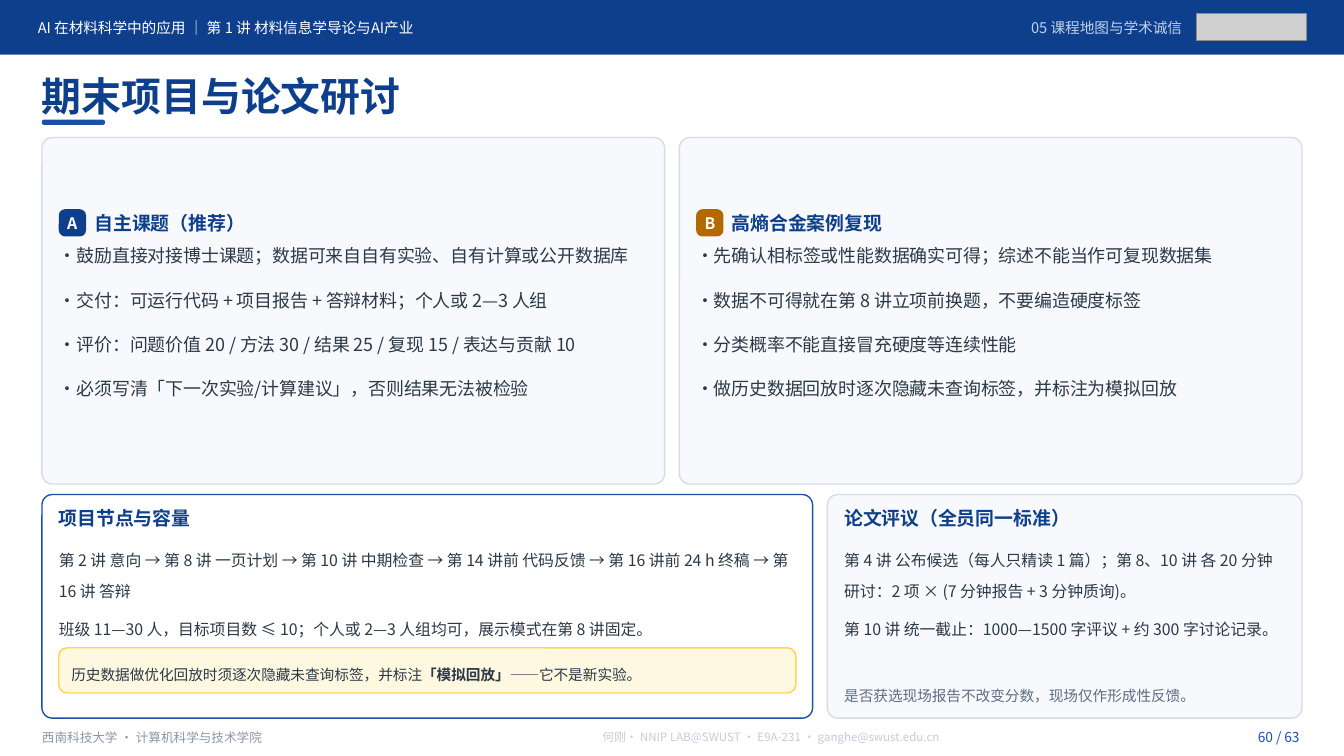
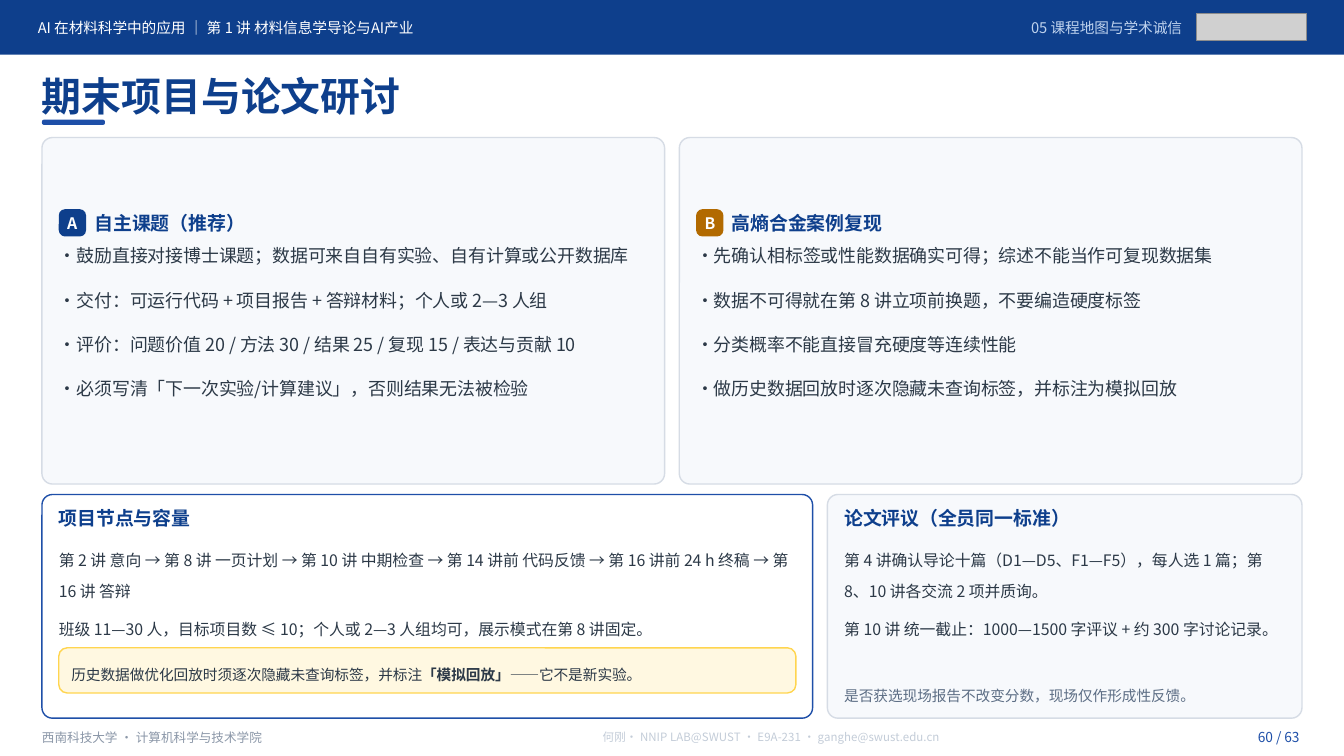
Before and after one commit to cosfrist/Applications-of-Artificial-Intelligence-in-Materials-Science-SWUST, a slide deck: slide 60 of lectures/01-材料信息学导论与AI产业/AI在材料科学中的应用-第1讲 材料信息学导论与AI产业-V5.pptx. Drawn at 1344x756 pixels with LibreOffice and Linux fonts; fonts in the diff are those of the drawing; grey boxes stand for pictures. Boxes give left, top, right and bottom in pixels: in the first picture for what was removed or moved away, otherwise in the second. Text is boxed around its words. In the diff, an @@ line names an element or a change of style, - is before the commit and + after.

Commit message:
课程导论与前三讲课件同步至 2026-11-18 版；作业目录改为 TASK1—TASK4
课程导论（49 页，20,747,990 B，SHA d48d11bc…）
- 备注改为「【角色｜现场讲解】」两段式，全篇去掉逐页「所属时段 / 分钟」；正文相应精简
- P2 导航页改版（去分钟标注、改为「课程导览 / 第 1 讲预览」）
- P41/P46 论文评议改为「十篇选一」；P45 考核改为 30/10/20/40 并新增逐讲 HW；P42 的 HW2 改 TASK2
- 逐页讲义、授课路线、SHA256 清单同步（49 段 = 49 页）

第 1 讲（63 页，5,948,846 B，SHA ffeb46b9…）
- 作业体系改名：HW1—HW4 → TASK1—TASK4，新增逐讲 HW1—HW16
- P58 考核页改为 30/10/20/40；P60 论文评议改十篇选一；P62「HW1 提交凭证」、P63「本讲作业：HW1 记录模板」
- P57 课程地图压缩学时标注；P20 图注 Al 7075 → Al 7A77；P29 去掉「合计 4 学时」
- 备注全篇去时段/分钟；讲义、授课路线、来源索引、课堂记录表、README-V5 同步（63 段 = 63 页）

第 2 讲（60 页，8,774,546 B，SHA 1289d9de…）
- P1 封面改「16 讲 · 32 学时」；P3「课堂产出（HW2）」；P58/P59 标题去时长；P60 引入 TASK1 与「本讲 HW2」
- 配图替换 6 页（P22/P34/P35/P38/P39/P41），图片对象 90 → 91，唯一媒体 31 → 32，
  source_index §6 重建（31 行）；讲义头部 SHA 与索引数字同步（60 段 = 60 页）

作业目录
- `HW1—HW4/` → `TASK1—TASK4/`；模板目录 `HWx_学号_姓名/` → `TASKn_学号_姓名/`
- assignments/README 重写：TASK（30%）+ 逐讲 HW（10%）两块，补各讲 HW 对应成果表与命名变更说明
- 提交规范.md 增补：类型为 TASKn / HWn，逐讲 HW 不套 TASK 模板、无需 run.log

三讲 SHA256 清单复算 6/6、13/13、6/6 一致。

```diff
--- a/lectures/01-材料信息学导论与AI产业/AI在材料科学中的应用-第1讲 材料信息学导论与AI产业-V5.pptx
+++ b/lectures/01-材料信息学导论与AI产业/AI在材料科学中的应用-第1讲 材料信息学导论与AI产业-V5.pptx
@@ text at <box>844,552,1262,599</box>: text changed @@
-第 4 讲 公布候选（每人只精读 1 篇）；第 8、10 讲 各 20 分钟研讨：2 项 × (7 分钟报告 + 3 分钟质询)。
+第 4 讲确认导论十篇（D1—D5、F1—F5），每人选 1 篇；第 8、10 讲各交流 2 项并质询。
```
Also in this commit, not shown: 7 other slides changed, 24 other files.
